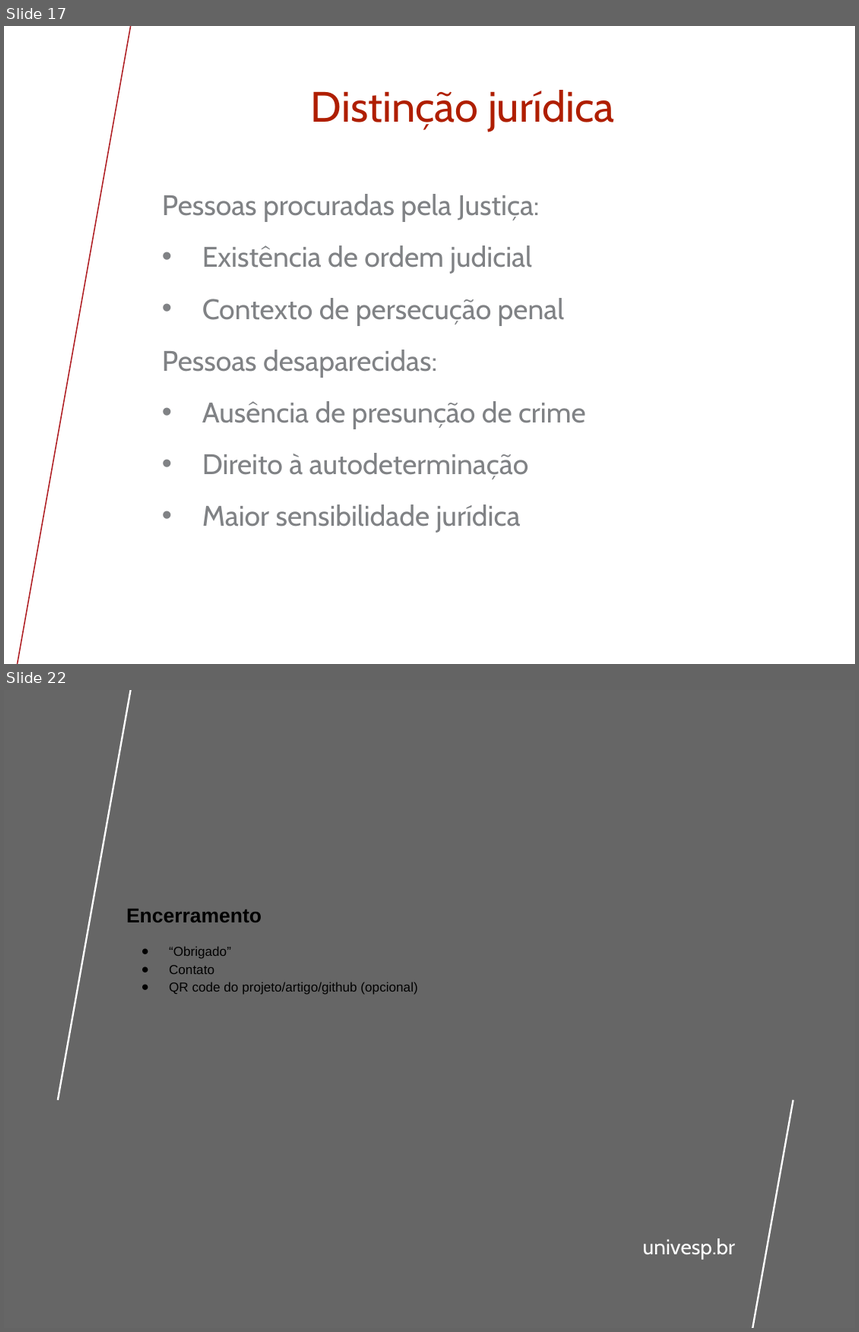
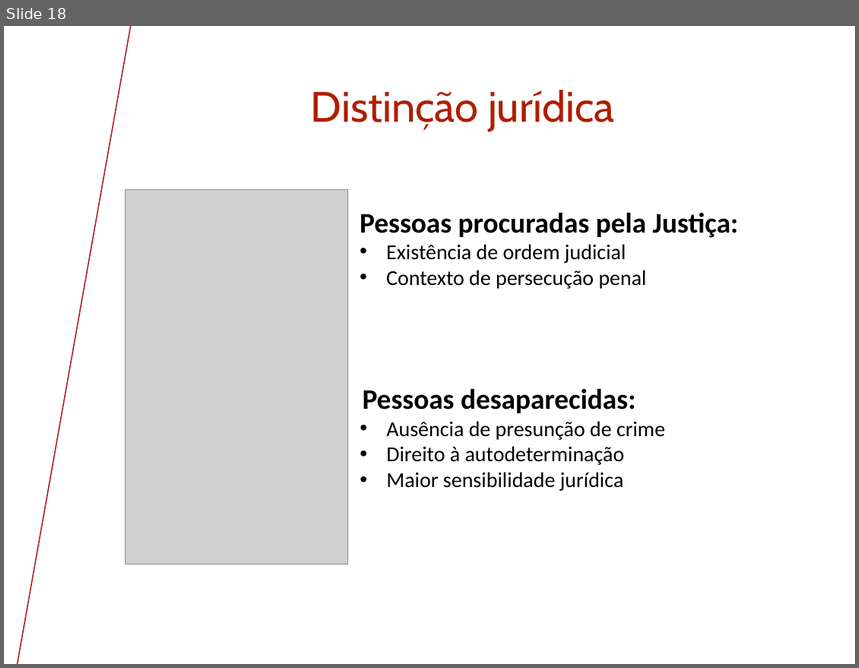
Before and after one commit to saxsoares/TCC-UNIVESP-2026, a slide deck: Apresentação TCC.pptx. Shown one above the other, each under a label of ours: slides 17 and 22 before the commit, slide 18 after it; the slides between them are not shown. The pictures are 859x1332 and 859x668 pixels, drawn with LibreOffice and Linux fonts; fonts in the diff are those of the drawing; grey boxes stand for pictures; background and template pictures are left out. Boxes give left, top, right and bottom in pixels: in the first picture for what was removed or moved away, otherwise in the second. Text is boxed around its words. In the diff, an @@ line names an element or a change of style, - is before the commit and + after.

```diff
--- a/Apresentação TCC.pptx
+++ b/Apresentação TCC.pptx
@@ slide 22 removed at [4, 690, 855, 1328], background #FFFFFF; not listed: 1 template element that a slide beside it also shows @@
@@ rectangle removed at [4, 690, 855, 1328] @@
@@ line removed from (58, 1100) to (131, 690) @@
@@ title removed at [126, 909, 417, 995] @@
-Encerramento
-● “Obrigado”
-● Contato
-● QR code do projeto/artigo/github (opcional)
@@ line removed from (753, 1328) to (793, 1100) @@
@@ text removed at [643, 1239, 735, 1259] @@
-univesp.br
@@ what was slide 17 is now slide 18 @@
@@ slide 18 changed as well @@
@@ picture added at [126, 189, 348, 564] @@
@@ text at [162, 194, 565, 325]: paragraphs removed @@
-Pessoas procuradas pela Justiça:
-• Existência de ordem judicial
-• Contexto de persecução penal
@@ text added at [360, 212, 739, 289], 18 pt, text #000000 @@
+Pessoas procuradas pela Justiça:
+• Existência de ordem judicial
+• Contexto de persecução penal
@@ text "Pessoas desaparecidas:": place and size @@
-text "Pessoas desaparecidas:" at [162, 194, 586, 533]
+text "Pessoas desaparecidas:" at [363, 389, 665, 491]
@@ text "Pessoas desaparecidas:" at [363, 389, 665, 491]: font Cabin to Calibri, text colour #808285 to #000000; bold on in "Pessoas desaparecidas:"; size 24 to 18 pt in "Ausência de presunção de crime", "Direito à autodeterminação", "Maior sensibilidade jurídica"; line spacing 1.3 to 1; less space between paragraphs; indent changed; bullet colour #808285 to #000000 @@
```
Also in this commit, not shown: 17 other slides changed, 4 slides added, 2 other slides removed, 2 other files.
